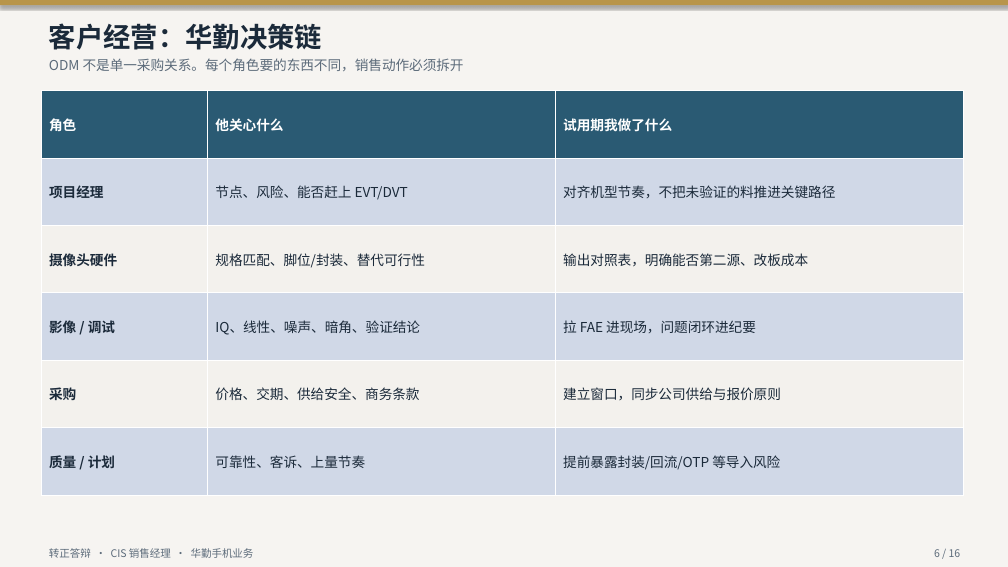
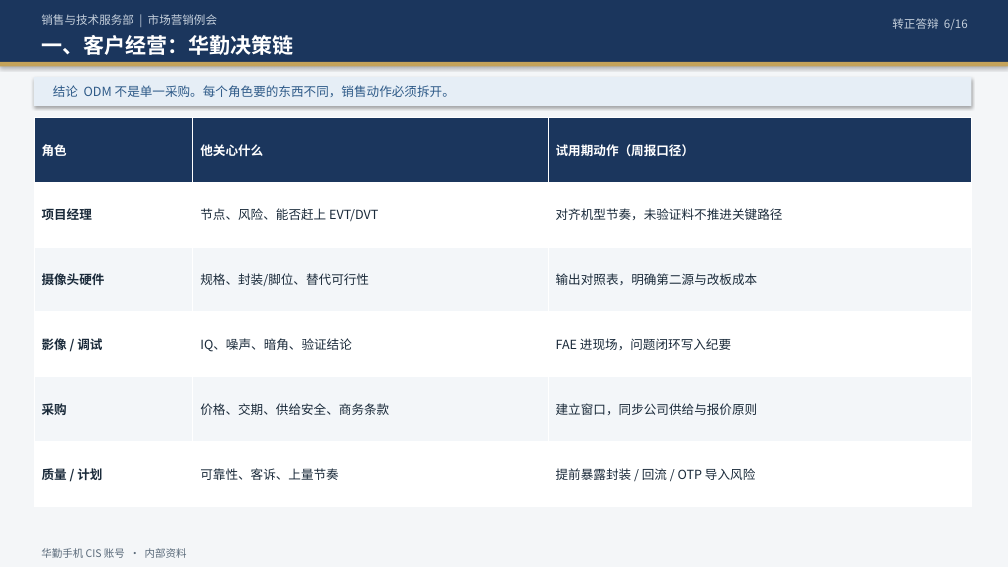
Before and after one commit to ChrisXiaoSu/git20260729, a slide deck: slide 6 of CIS销售经理-华勤手机业务-转正答辩.pptx. Drawn at 1008x567 pixels with LibreOffice and Linux fonts; fonts in the diff are those of the drawing. Boxes give left, top, right and bottom in pixels: in the first picture for what was removed or moved away, otherwise in the second. Text is boxed around its words. In the diff, an @@ line names an element or a change of style, - is before the commit and + after.

```diff
--- a/CIS销售经理-华勤手机业务-转正答辩.pptx
+++ b/CIS销售经理-华勤手机业务-转正答辩.pptx
@@ rectangle at [0, 0, 1008, 567]: fill #F6F4F1 to #F4F6F8 @@
@@ rectangle: place and size @@
-rectangle at [0, 0, 1008, 5]
+rectangle at [0, 0, 1008, 62]
@@ rectangle at [0, 0, 1008, 62]: fill #B8954A to #1B365D @@
@@ text added at [41, 14, 217, 25], 11 pt, text #C5D0DC @@
+销售与技术服务部 | 市场营销例会
@@ text at [892, 18, 968, 30]: text changed; size 10 to 11 pt; text colour #5C6B7A to #C5D0DC @@
-6 / 16
+转正答辩 6/16
@@ text at [41, 35, 293, 55]: text changed; size 26 to 20 pt; text colour #1B2A3A to #FFFFFF @@
-客户经营：华勤决策链
+一、客户经营：华勤决策链
@@ rectangle added at [0, 62, 1008, 67], fill #C4A35A @@
@@ rectangle added at [34, 77, 972, 106], fill #E6EEF6 @@
@@ text at [53, 85, 455, 97]: text changed; size 13 to 12 pt; text colour #5C6B7A to #2E5A88 @@
-ODM 不是单一采购关系。每个角色要的东西不同，销售动作必须拆开
+结论 ODM 不是单一采购。每个角色要的东西不同，销售动作必须拆开。
@@ table at [34, 117, 972, 507] @@
-row 1, column 3: 试用期我做了什么
+row 1, column 3: 试用期动作（周报口径）
-row 2, column 3: 对齐机型节奏，不把未验证的料推进关键路径
+row 2, column 3: 对齐机型节奏，未验证料不推进关键路径
-row 3, column 2: 规格匹配、脚位/封装、替代可行性
+row 3, column 2: 规格、封装/脚位、替代可行性
-row 3, column 3: 输出对照表，明确能否第二源、改板成本
+row 3, column 3: 输出对照表，明确第二源与改板成本
-row 4, column 2: IQ、线性、噪声、暗角、验证结论
+row 4, column 2: IQ、噪声、暗角、验证结论
-row 4, column 3: 拉 FAE 进现场，问题闭环进纪要
+row 4, column 3: FAE 进现场，问题闭环写入纪要
-row 6, column 3: 提前暴露封装/回流/OTP 等导入风险
+row 6, column 3: 提前暴露封装 / 回流 / OTP 导入风险
@@ fill #2A5A73 to #1B365D in row 1 @@
@@ fill #D0D8E8 to #FFFFFF in 9 cells @@
@@ fill #F3F1ED to #F3F6F9 in 6 cells @@
@@ size 13 to 12 pt in "角色", "他关心什么", "项目经理", "节点、风险、能否赶上 EVT/DVT" and 7 more places @@
@@ text colour #1B2A3A to #1A2A3A in "项目经理", "节点、风险、能否赶上 EVT/DVT", "摄像头硬件", "影像 / 调试" and 5 more places @@
@@ more space between paragraphs @@
@@ table: place and size @@
-table at [42, 91, 964, 495]
+table at [34, 117, 972, 507]
@@ text at [41, 548, 187, 558]: text changed; text colour #5C6B7A to #5A6A7A @@
-转正答辩 · CIS 销售经理 · 华勤手机业务
+华勤手机 CIS 账号 · 内部资料
```
Also in this commit, not shown: 13 other slides changed, 2 slides added, 2 slides removed, 3 other files.
